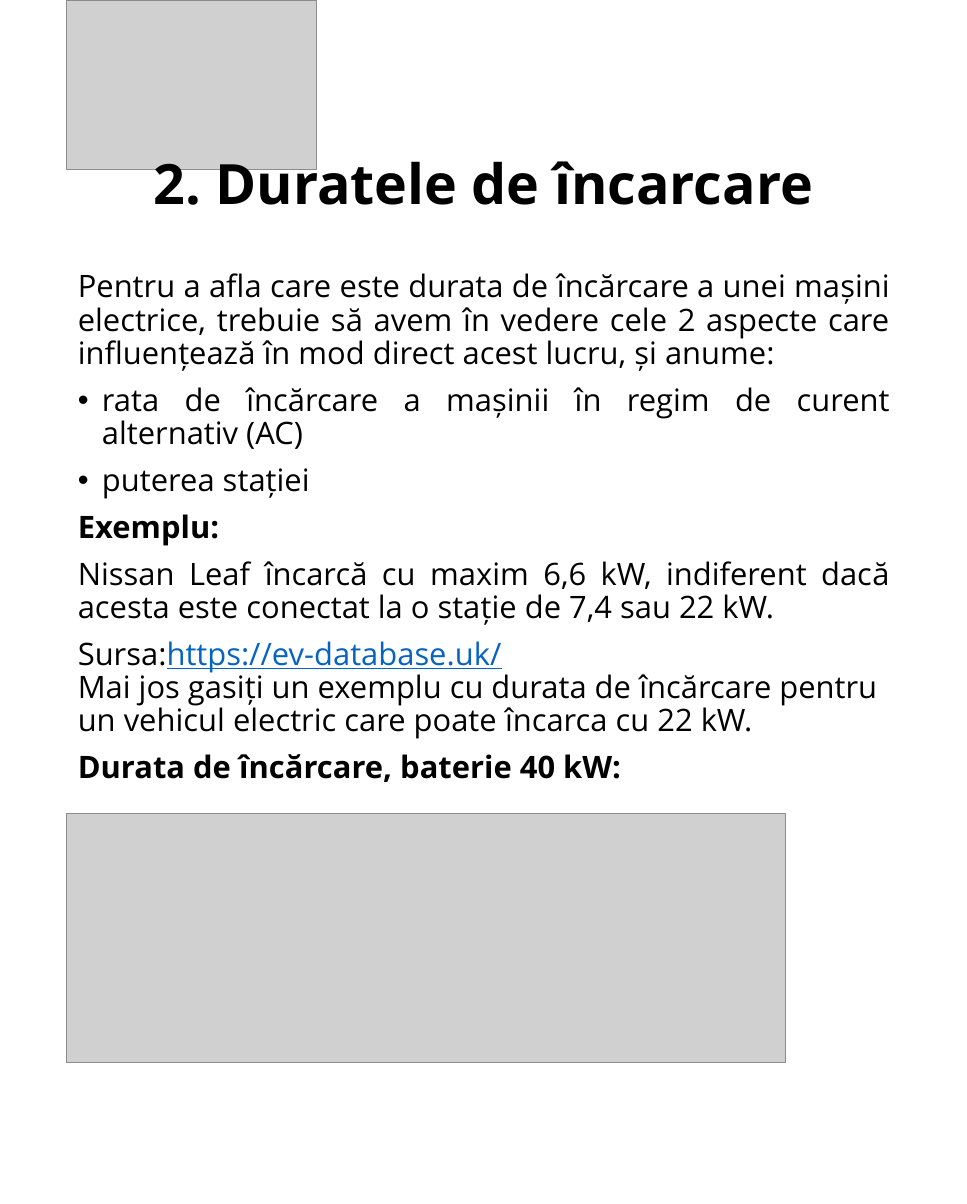
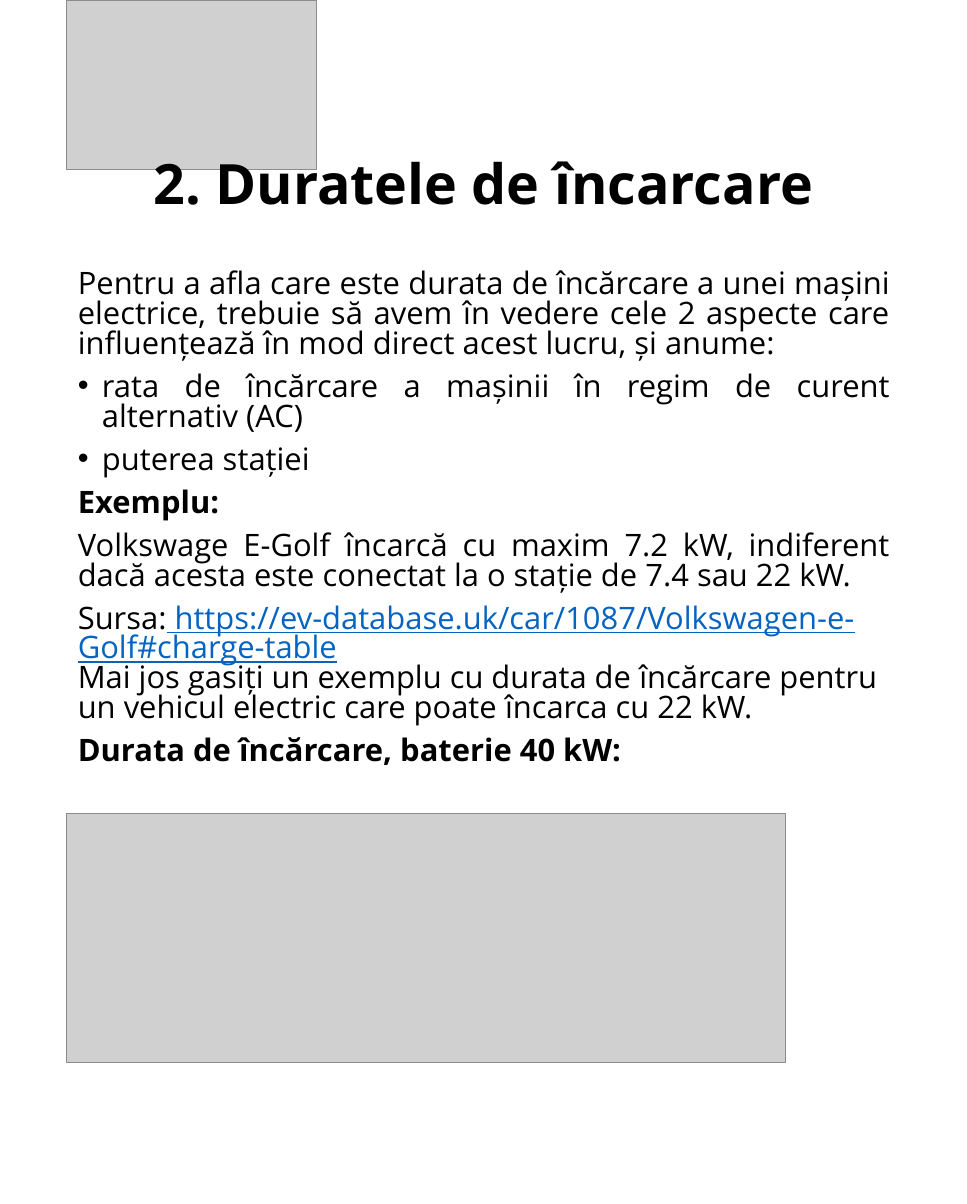
Before and after one commit to adriansacuiu/Oferte, a slide deck: slide 3 of target/ppt/output.pptx. Drawn at 967x1204 pixels with LibreOffice and Linux fonts; fonts in the diff are those of the drawing; grey boxes stand for pictures. Boxes give left, top, right and bottom in pixels: in the first picture for what was removed or moved away, otherwise in the second. Text is boxed around its words. In the diff, an @@ line names an element or a change of style, - is before the commit and + after.

```diff
--- a/target/ppt/output.pptx
+++ b/target/ppt/output.pptx
@@ text at box(78, 270, 890, 765): line spacing 0.9 to 0.8 @@
@@ text at box(78, 532, 890, 726): text changed @@
-Nissan Leaf încarcă cu maxim 6,6 kW, indiferent dacă acesta este conectat la o stație de 7,4 sau 22 kW.
-Sursa:https://ev-database.uk/
-Mai jos gasiți un exemplu cu durata de încărcare pentru un vehicul electric care poate încarca cu 22 kW.
+Volkswage E-Golf încarcă cu maxim 7.2 kW, indiferent dacă acesta este conectat la o stație de 7.4 sau 22 kW.
+Sursa: https://ev-database.uk/car/1087/Volkswagen-e-Golf#charge-table
+Mai jos gasiți un exemplu cu durata de încărcare pentru un vehicul electric care poate încarca cu 22 kW.
```
Also in this commit, not shown: 1 other slide changed, 21 other files.
